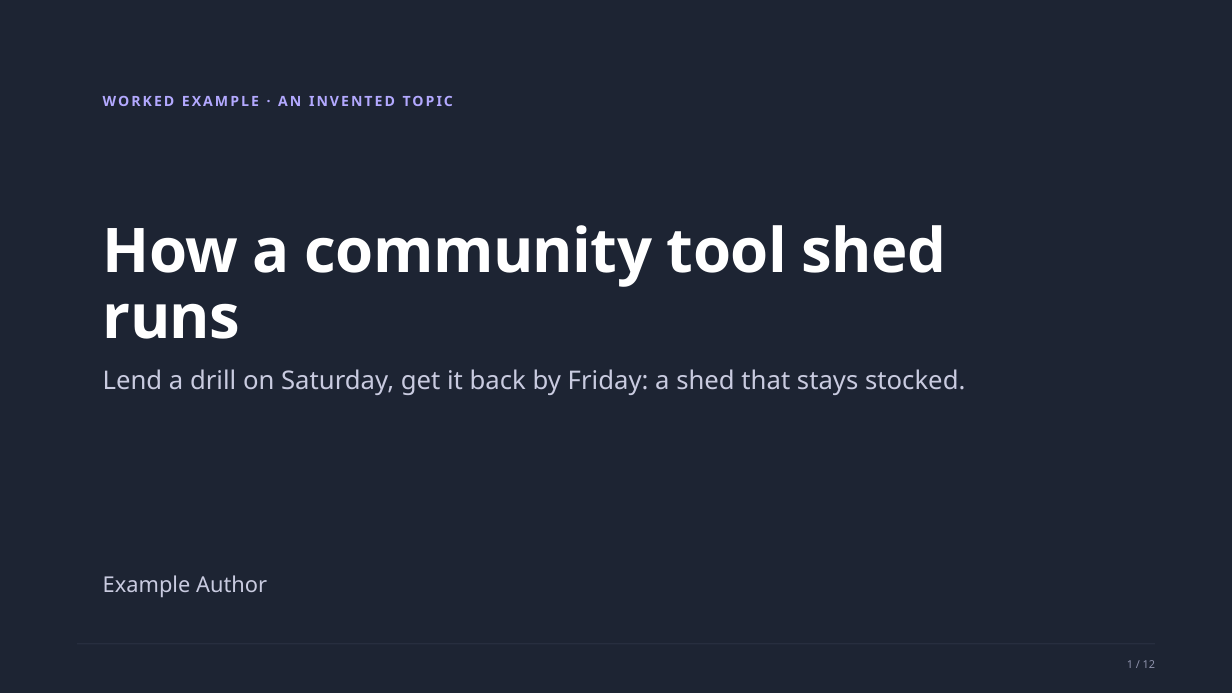
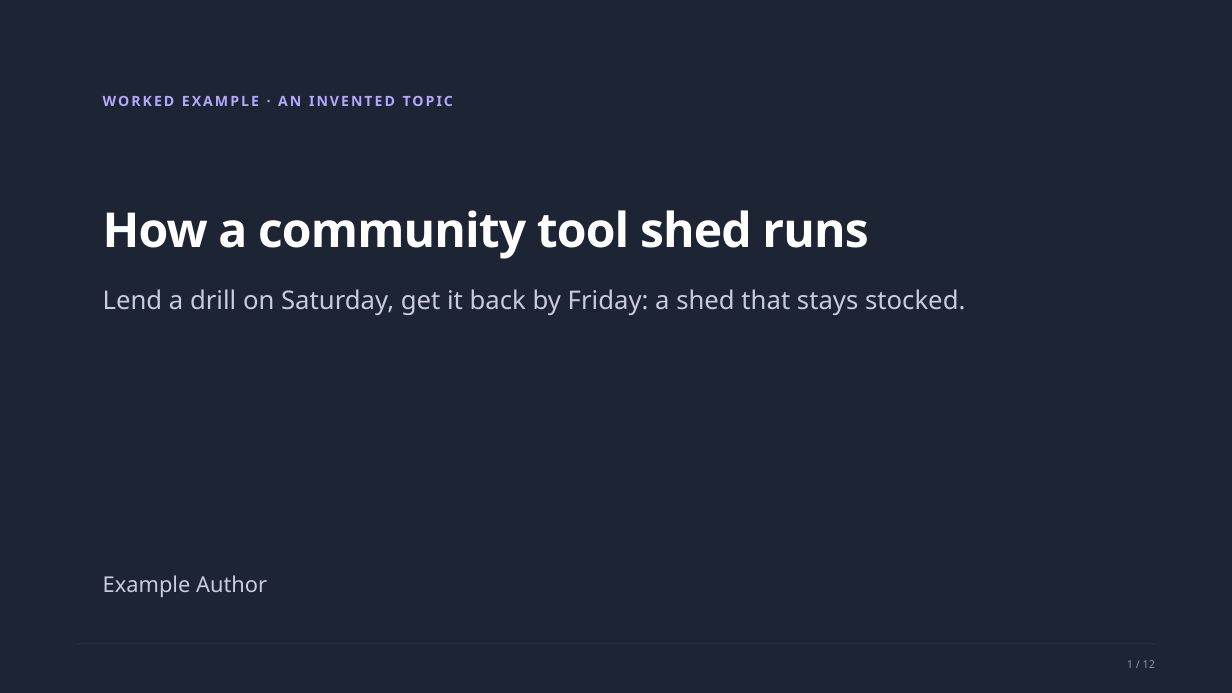
Before and after one commit to witt3rd/publishing, a slide deck: slide 1 of docs/samples/house-style-explainer-v1.pptx. Drawn at 1232x693 pixels with LibreOffice and Linux fonts; fonts in the diff are those of the drawing. Boxes give left, top, right and bottom in pixels: in the first picture for what was removed or moved away, otherwise in the second. Text is boxed around its words. In the diff, an @@ line names an element or a change of style, - is before the commit and + after.

```diff
--- a/docs/samples/house-style-explainer-v1.pptx
+++ b/docs/samples/house-style-explainer-v1.pptx
@@ title "How a community tool shed ...": place and size @@
-title "How a community tool shed ..." at (103, 225, 947, 339)
+title "How a community tool shed ..." at (103, 210, 868, 259)
@@ title "How a community tool shed ..." at (103, 210, 868, 259): size 48 to 37.5 pt, letter spacing -0.5 to -0.8 pt; line spacing 51.8pt to 40.5pt @@
@@ text "Lend a drill on Saturday, ...": place and size @@
-text "Lend a drill on Saturday, ..." at (103, 369, 965, 395)
+text "Lend a drill on Saturday, ..." at (103, 289, 965, 315)
```
Also in this commit, not shown: 5 other files.
